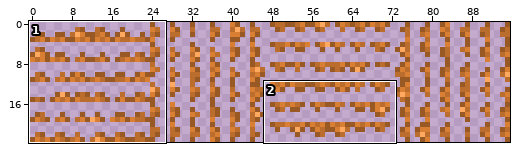
Two versions of one sprite sheet, assets/blocks/textures/copper_ore_foliage.png. The picture above shows the old version from afar; the outline marks the close-up.
Close-up. As it was:
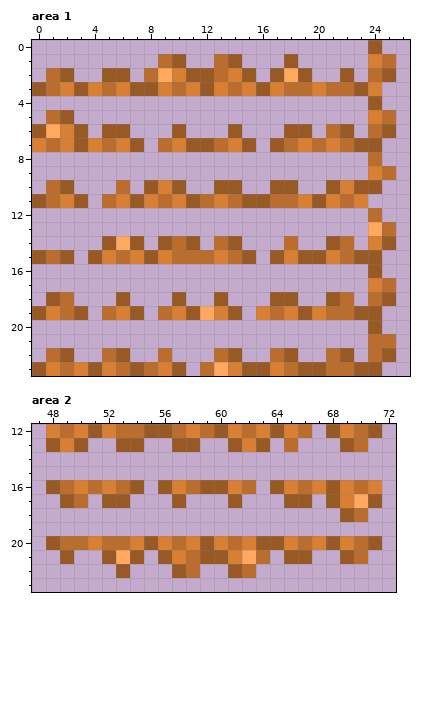
The file is 96x24 pixels. Colours within 5 levels of each other are drawn and written as one. Shown: area 1: x 0..26, y 0..23; area 2: x 47..72, y 12..23. The commit also changed other parts of the picture, which this record leaves out.
After:
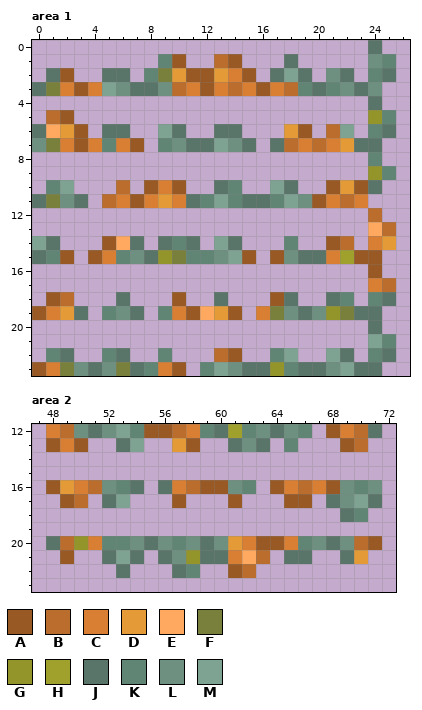
Palette (. is transparent): A #985924  B #ba6d2c  C #d87f33  D #e39a37  E #ffa960  F #79803c  G #939429  H #a0a12d  J #597569  K #608575  L #6d9081  M #7ea393
Change:
Changed rows in their new state; - is an unchanged pixel.
Area 1:
first column x 0:
 0 ------------------------J-
 1 ---------K--------J-----LK
 2 -J---JJ-KFD--D---JMJ-LJ-KJ
 3 JF---MLJJL---------KJKLJL-
 4 ------------------------J-
 5 ------------------------GK
 6 J-D--JJ--MJ--JJ---D---M-KJ
 7 LF---K---KLJJMLJ-J----DJJ-
 8 ------------------------K-
 9 ------------------------GK
10 -KM----------JK--MJ---D-J-
11 JFLJ-----D-JKMKJJKML------
14 MJ-----J-JKJ-MJ---K------D
15 JK----KLJGFKKLM---LJJ-H---
18 ------J------J----J--JK-KJ
19 --DJ-KLJ-K---D---FLJLGFJJ-
20 ------------------------J-
21 ------------------------MK
22 -KJ--KJ--K-------KM--MJ-KJ
23 --FLJLFJK---KMLJJGKJJLMJJ-
Area 2:
first column x 48:
12 --LJLMK----KJHKLJLK----J
13 -----JM--D---JLJ-K------
16 -D--LKJ-J----LK------LKL
17 ----JM--------------JLMJ
18 ---------------------JK-
20 J-G-KKLJLKLJLD----KLJL--
21 ----JMJ-JLGJJ----JJ--JD-
22 -----J---JK-------------
Where, in picture pixels (left, top, right, bottom), the same in both close-ups:
changed: (32, 40, 396, 376)
changed: (46, 424, 382, 578)
